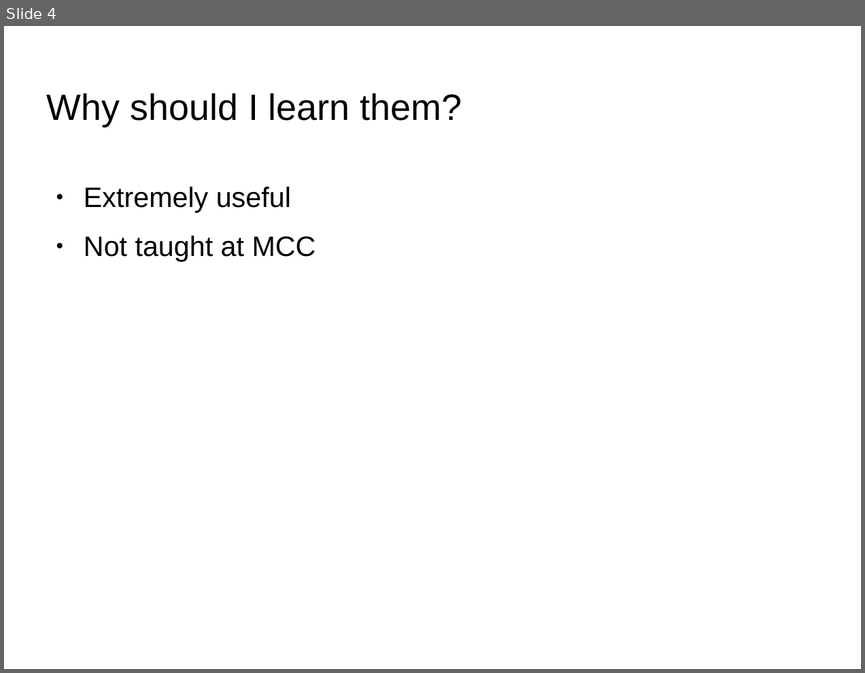
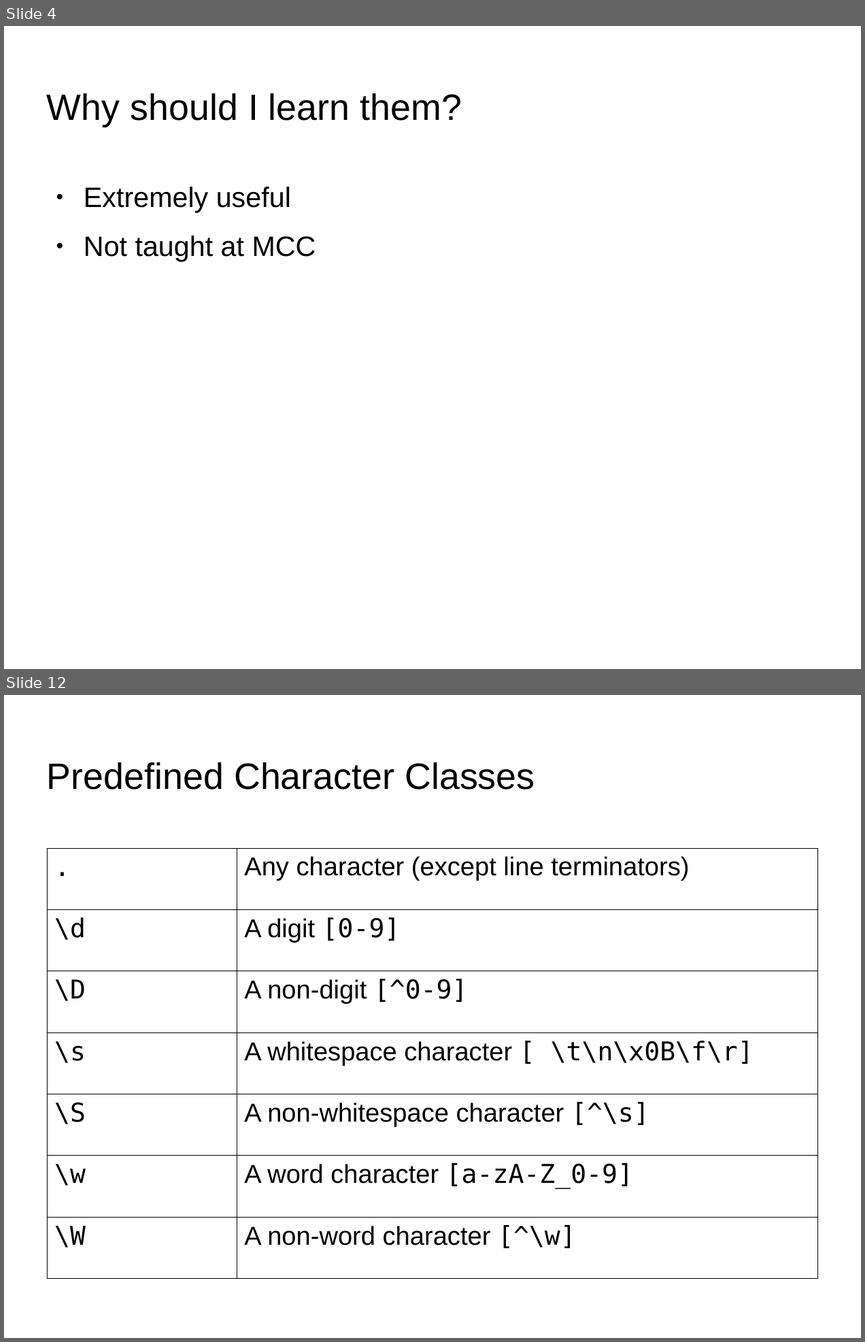
Before and after one commit to codetech/regular-expressions, a slide deck: presentation/presentation.odp. Shown one above the other, each under a label of ours: slide 4 before the commit, slides 4 and 12 after it; the slides between them are not shown. The pictures are 865x673 and 865x1342 pixels, drawn with LibreOffice and Linux fonts; fonts in the diff are those of the drawing; background and template pictures are left out. Boxes give left, top, right and bottom in pixels: in the first picture for what was removed or moved away, otherwise in the second. Text is boxed around its words. In the diff, an @@ line names an element or a change of style, - is before the commit and + after.

```diff
--- a/presentation/presentation.odp
+++ b/presentation/presentation.odp
@@ slide 12 added at [4, 695, 861, 1338], background picture (left out) @@
@@ title added at [47, 762, 534, 790], 33.9 pt, text #000000 @@
+Predefined Character Classes
@@ table added at [47, 848, 818, 1278], 7 rows, 2 columns @@
+. | Any character (except line terminators)
+\d | A digit [0-9]
+\D | A non-digit [^0-9]
+\s | A whitespace character [ \t\n\x0B\f\r]
+\S | A non-whitespace character [^\s]
+\w | A word character [a-zA-Z_0-9]
+\W | A non-word character [^\w]
```
Also in this commit, not shown: 3 slides changed, 8 other slides added, 1 slide removed.
